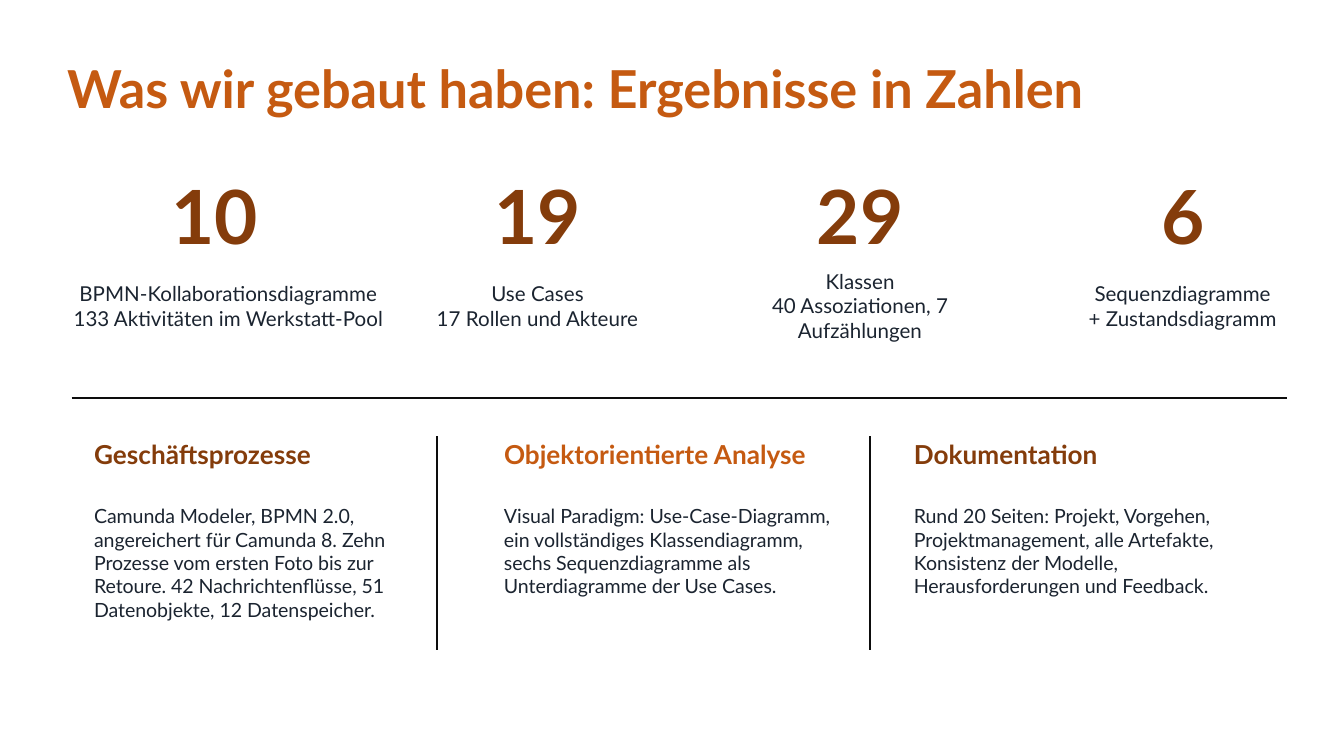
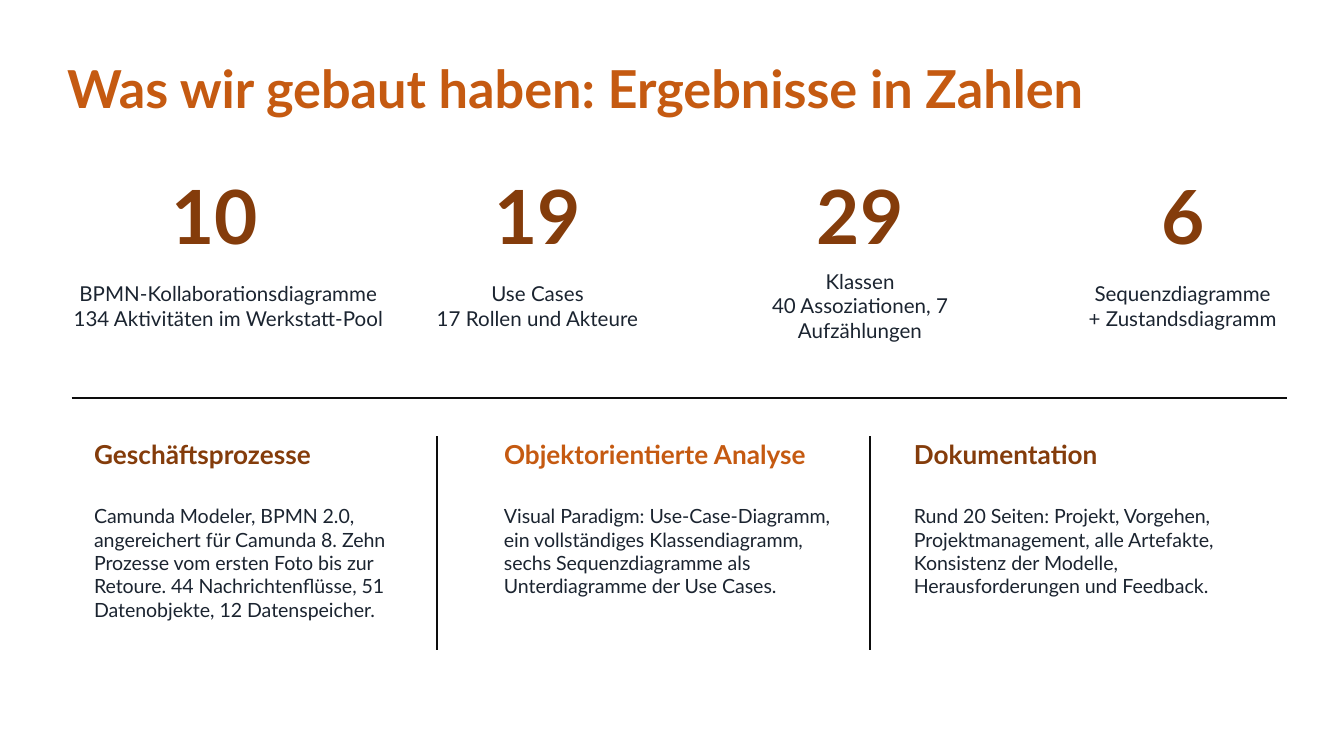
Before and after one commit to jakobschwan123-cmd/casestudy-semester-3, a slide deck: slide 10 of 4_praesentation/Abschlusspraesentation.pptx. Drawn at 1344x756 pixels with LibreOffice and Linux fonts; fonts in the diff are those of the drawing. Boxes give left, top, right and bottom in pixels: in the first picture for what was removed or moved away, otherwise in the second. Text is boxed around its words. In the diff, an @@ line names an element or a change of style, - is before the commit and + after.

```diff
--- a/4_praesentation/Abschlusspraesentation.pptx
+++ b/4_praesentation/Abschlusspraesentation.pptx
@@ text at (74, 311, 383, 326): text changed @@
-133 Aktivitäten im Werkstatt-Pool
+134 Aktivitäten im Werkstatt-Pool
@@ text at (94, 508, 385, 621): text changed @@
-Camunda Modeler, BPMN 2.0, angereichert für Camunda 8. Zehn Prozesse vom ersten Foto bis zur Retoure. 42 Nachrichtenflüsse, 51 Datenobjekte, 12 Datenspeicher.
+Camunda Modeler, BPMN 2.0, angereichert für Camunda 8. Zehn Prozesse vom ersten Foto bis zur Retoure. 44 Nachrichtenflüsse, 51 Datenobjekte, 12 Datenspeicher.
```
Also in this commit, not shown: 1 other slide changed, 3 other files.
